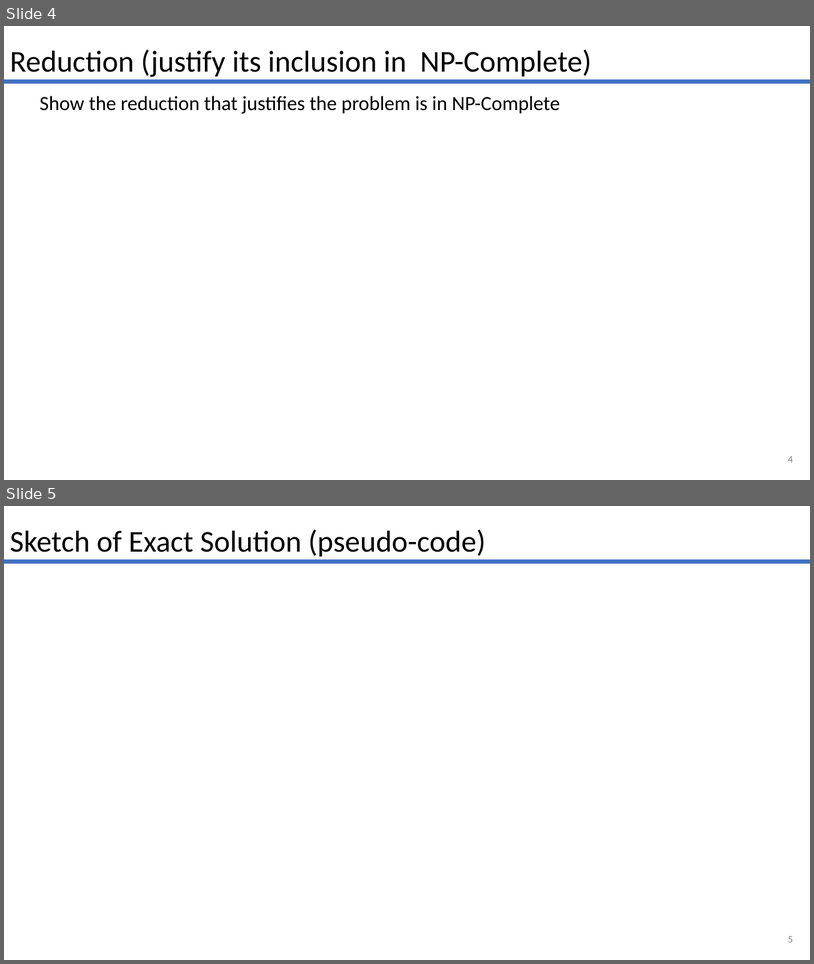
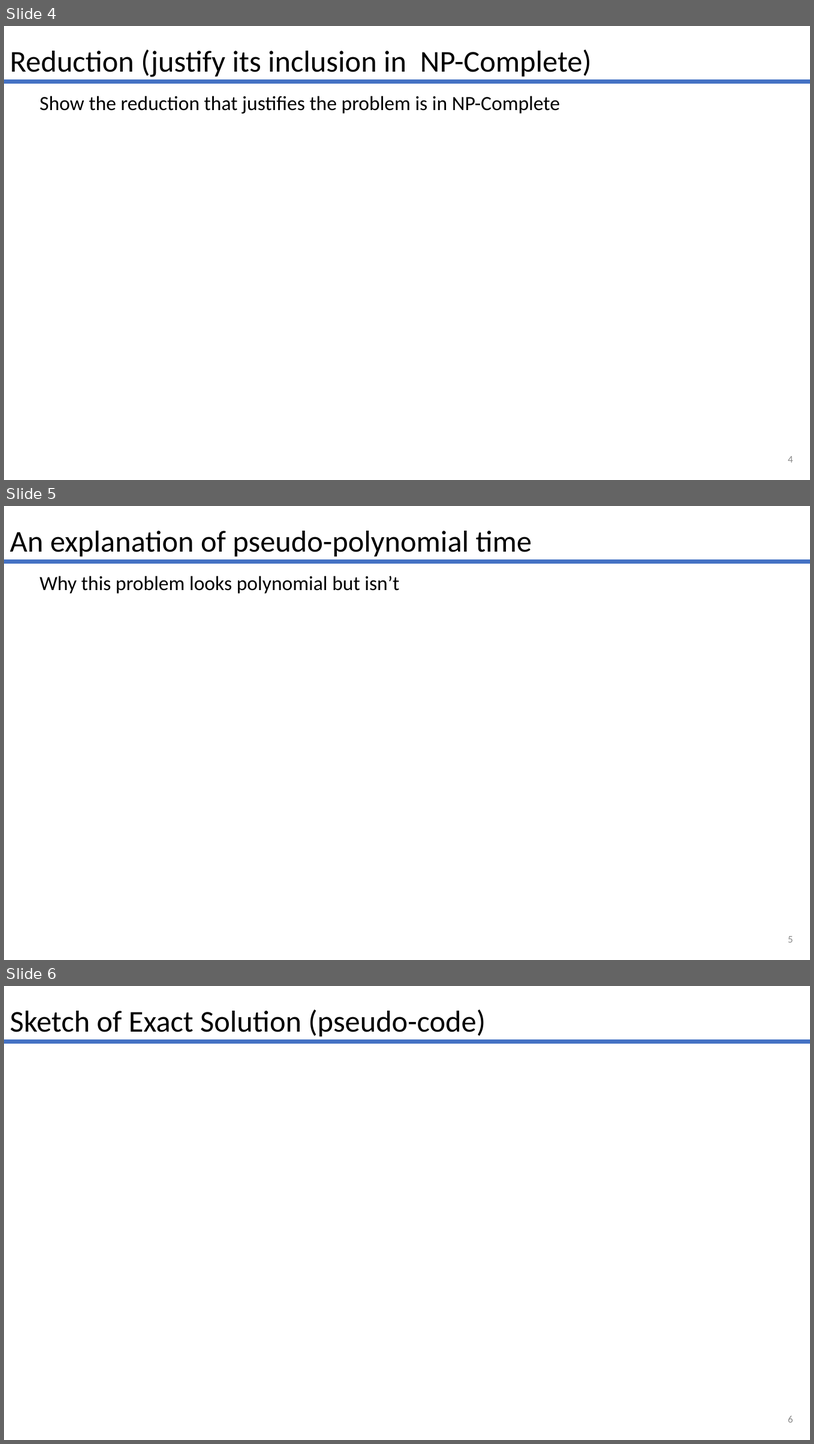
Before and after one commit to woodmatm/NP-Project, a slide deck: NP-Complete Max Knapsack.pptx. Shown one above the other, each under a label of ours: slides 4 and 5 before the commit, slides 4, 5 and 6 after it. The pictures are 814x964 and 814x1444 pixels, drawn with LibreOffice and Linux fonts; fonts in the diff are those of the drawing. Boxes give left, top, right and bottom in pixels: in the first picture for what was removed or moved away, otherwise in the second. Text is boxed around its words. In the diff, an @@ line names an element or a change of style, - is before the commit and + after.

```diff
--- a/NP-Complete Max Knapsack.pptx
+++ b/NP-Complete Max Knapsack.pptx
@@ slide 5 added at [4,506,810,960], background #FFFFFF @@
@@ text added at [10,531,532,556], 27 pt, text #000000 @@
+An explanation of pseudo-polynomial time
@@ line added from (4, 562) to (810, 562), #4472C4 3.75 pt @@
@@ text added at [39,576,399,594], 18 pt, text #000000 @@
+Why this problem looks polynomial but isn’t
@@ page number added at [788,936,794,942], 9 pt, text #888888 @@
+5
@@ what was slide 5 is now slide 6 @@
@@ page number at [788,1415,794,1422]: text changed @@
-5
+6
```
Also in this commit, not shown: 5 slides changed.
